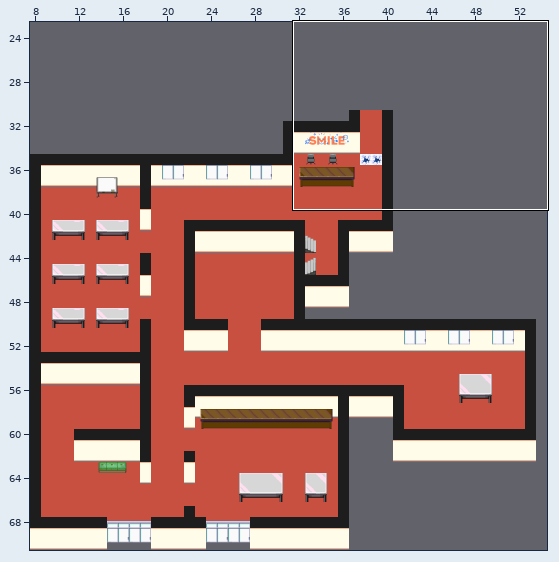
Tiled map (JSON): maps/main.json. The picture above shows the old version from afar; the outline marks the close-up.
Close-up. Old version:
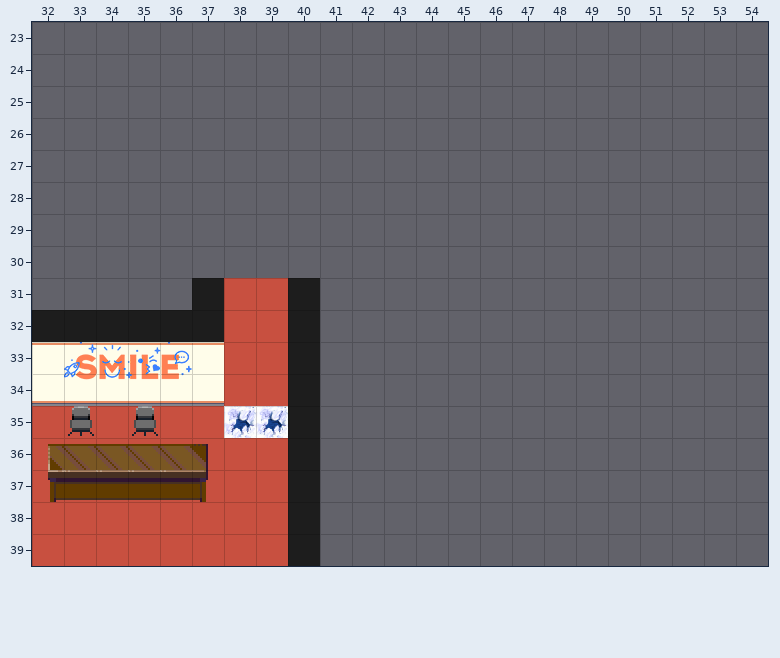
Cells are 32x32 px. Shown: x 32..54, y 23..39.
The result:
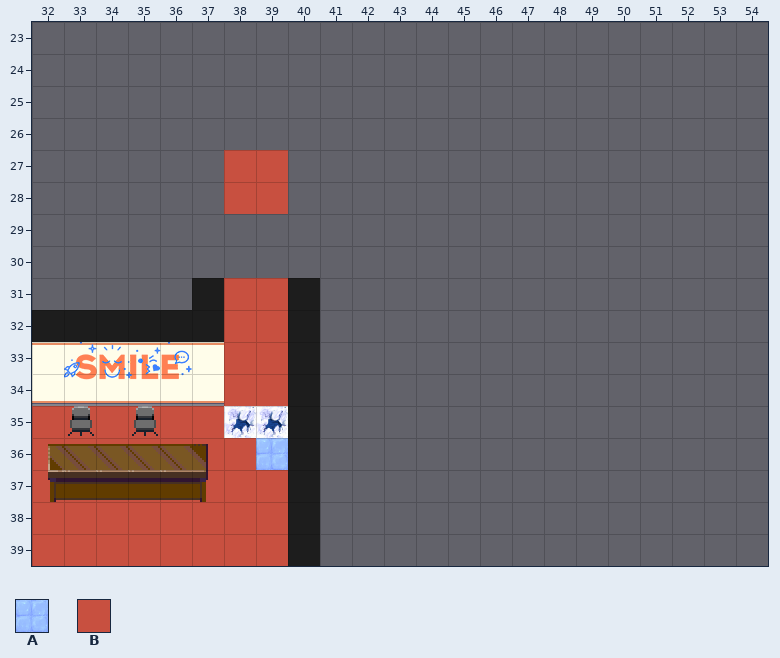
Key: from "floortileset": A 9; from "office_2": B 1.
_ is an empty cell, . an unchanged one.
Tiles of an added or newly shown layer are drawn over the layers below it.
Changes in this commit:
--- layer "start_from_country_map" (added)
@@ x 38..39 @@
-27 __
-28 __
+27 BB
+28 BB
--- layer "ground"
@@ x 39..39 @@
-36 B
+36 A
